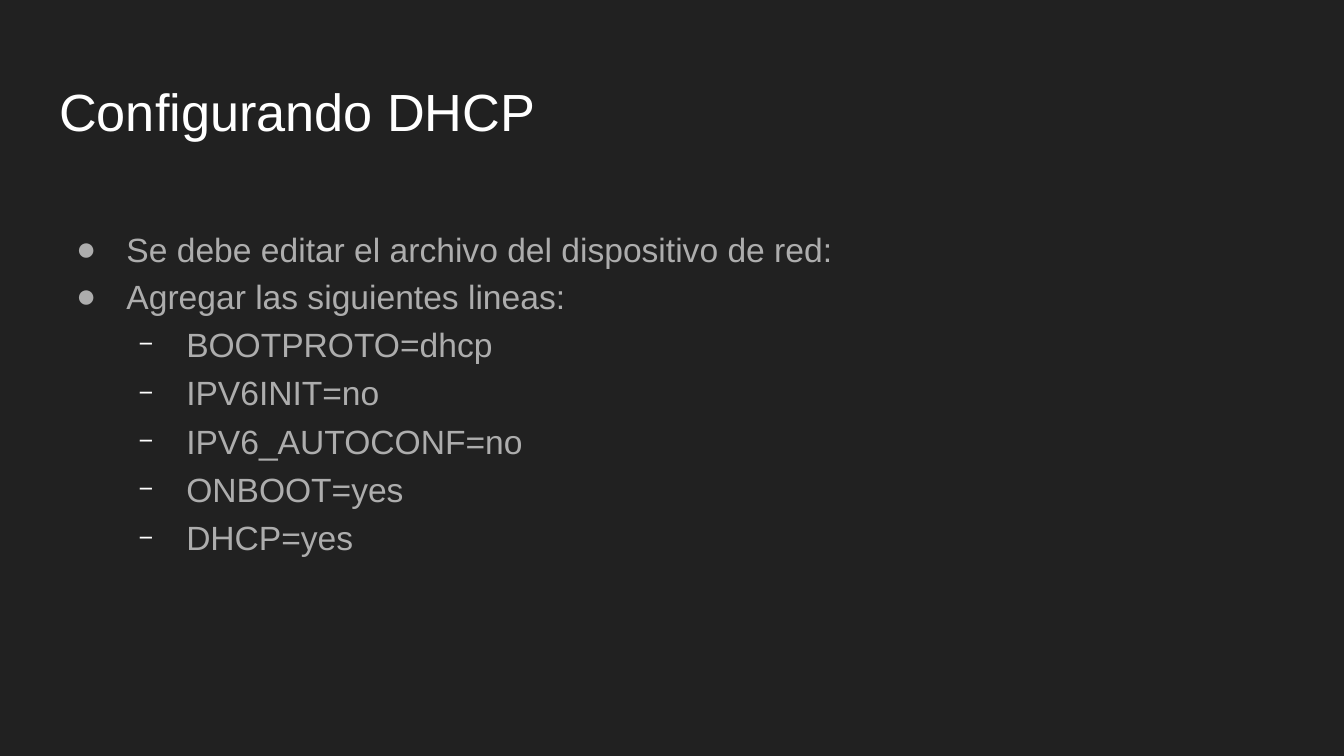
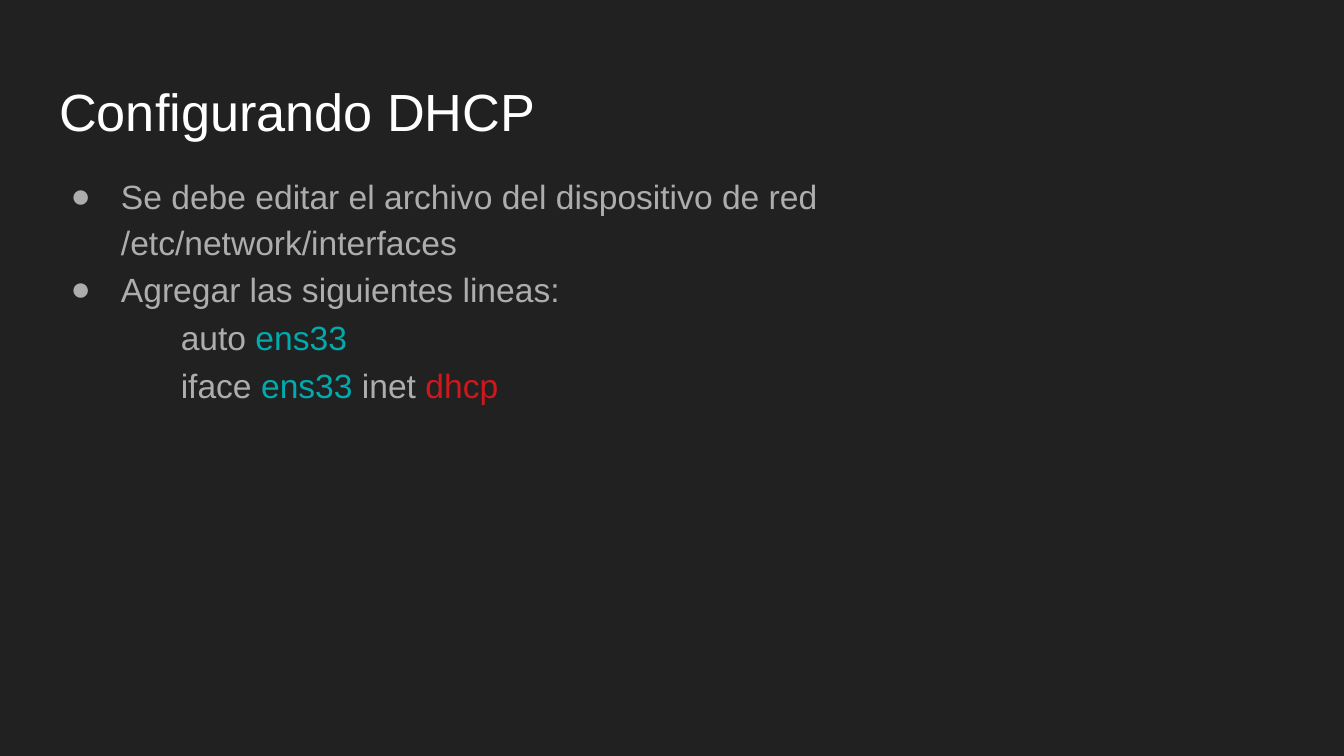
Before and after one commit to tabris2015/LNX101_102, a slide deck: slide 15 of slides/Sesion9.odp. Drawn at 1344x756 pixels with LibreOffice and Linux fonts; fonts in the diff are those of the drawing. Boxes give left, top, right and bottom in pixels: in the first picture for what was removed or moved away, otherwise in the second. Text is boxed around its words. In the diff, an @@ line names an element or a change of style, - is before the commit and + after.

```diff
--- a/slides/Sesion9.odp
+++ b/slides/Sesion9.odp
@@ text "Se debe editar el archivo ...": place and size @@
-text "Se debe editar el archivo ..." at [126, 237, 832, 557]
+text "Se debe editar el archivo ..." at [121, 184, 818, 405]
@@ text at [121, 184, 818, 256]: text changed @@
-● Se debe editar el archivo del dispositivo de red:
+● Se debe editar el archivo del dispositivo de red /etc/network/interfaces
@@ text at [181, 326, 498, 405]: text changed @@
-  − BOOTPROTO=dhcp
-  − IPV6INIT=no
-  − IPV6_AUTOCONF=no
-  − ONBOOT=yes
-  − DHCP=yes
+  auto ens33
+  iface ens33 inet dhcp
```
Also in this commit, not shown: 2 other slides changed, 3 slides added, 2 slides removed, 4 other files.
